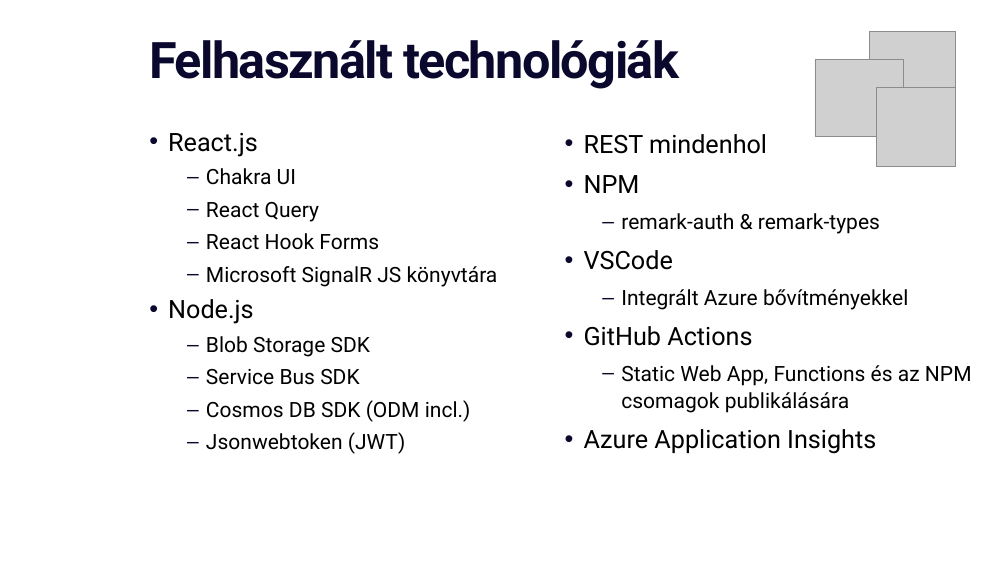
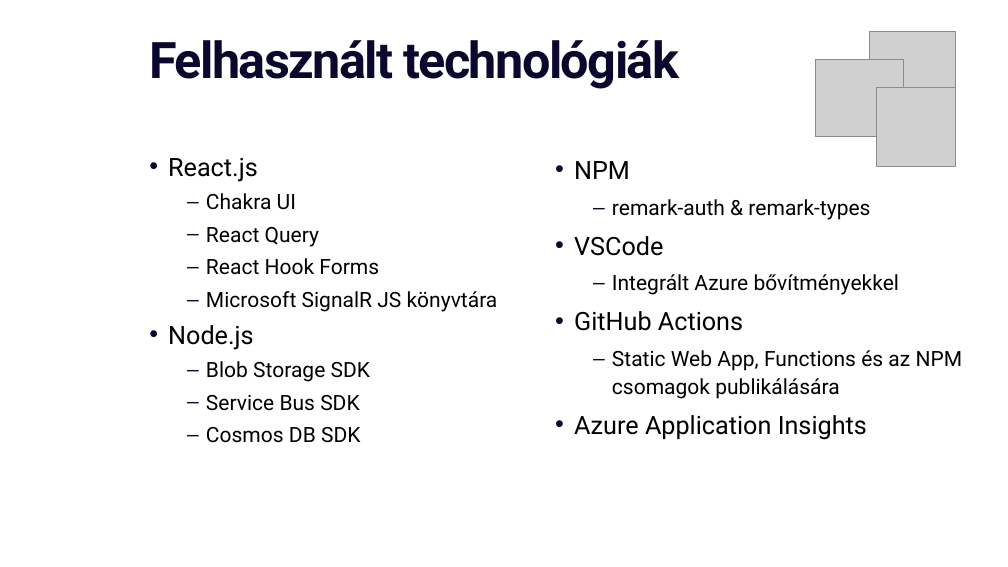
Before and after one commit to triszt4n/remark, a slide deck: slide 10 of docs/Presentation_hu.pptx. Drawn at 1008x567 pixels with LibreOffice and Linux fonts; fonts in the diff are those of the drawing; grey boxes stand for pictures; background and template pictures are left out. Boxes give left, top, right and bottom in pixels: in the first picture for what was removed or moved away, otherwise in the second. Text is boxed around its words. In the diff, an @@ line names an element or a change of style, - is before the commit and + after.

```diff
--- a/docs/Presentation_hu.pptx
+++ b/docs/Presentation_hu.pptx
@@ text "React.js" moved from (x1=168, y1=133, x2=498, y2=454) to (x1=168, y1=158, x2=498, y2=443) @@
@@ text "NPM" moved from (x1=584, y1=134, x2=972, y2=454) to (x1=574, y1=161, x2=963, y2=440) @@
@@ text at (x1=584, y1=134, x2=767, y2=154): paragraph removed @@
-• REST mindenhol
@@ text at (x1=206, y1=427, x2=360, y2=443): text changed @@
-  – Cosmos DB SDK (ODM incl.)
-  – Jsonwebtoken (JWT)
+  – Cosmos DB SDK
```
Also in this commit, not shown: 3 other slides changed, 1 slide removed, 3 other files.
